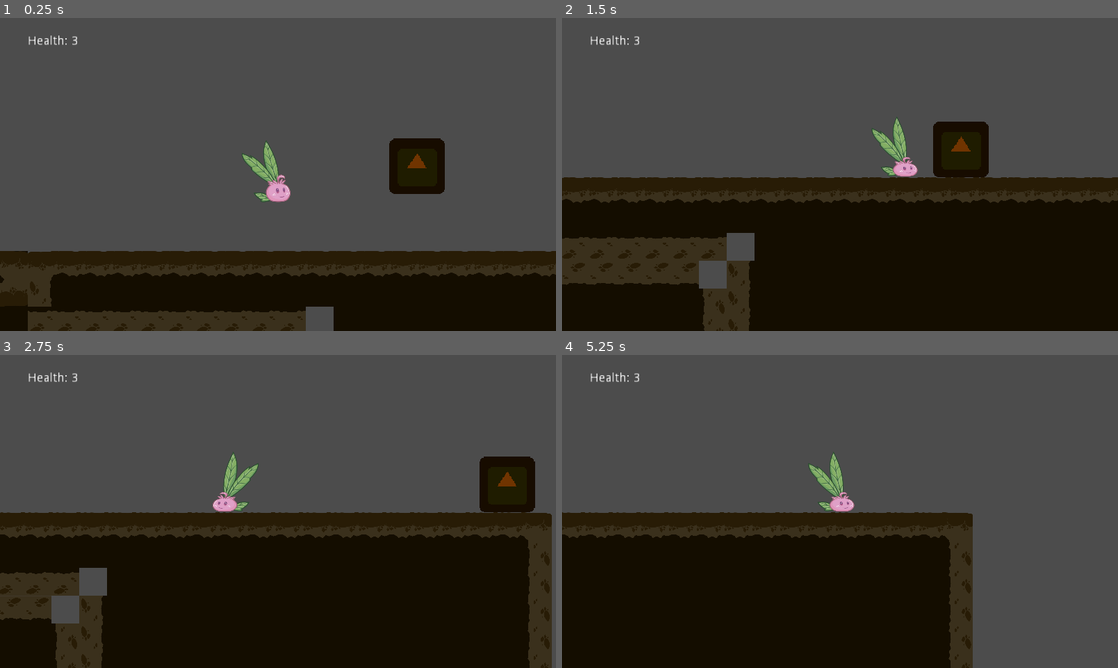
Above: before the commit, frames 1-4 (two rows, left to right).
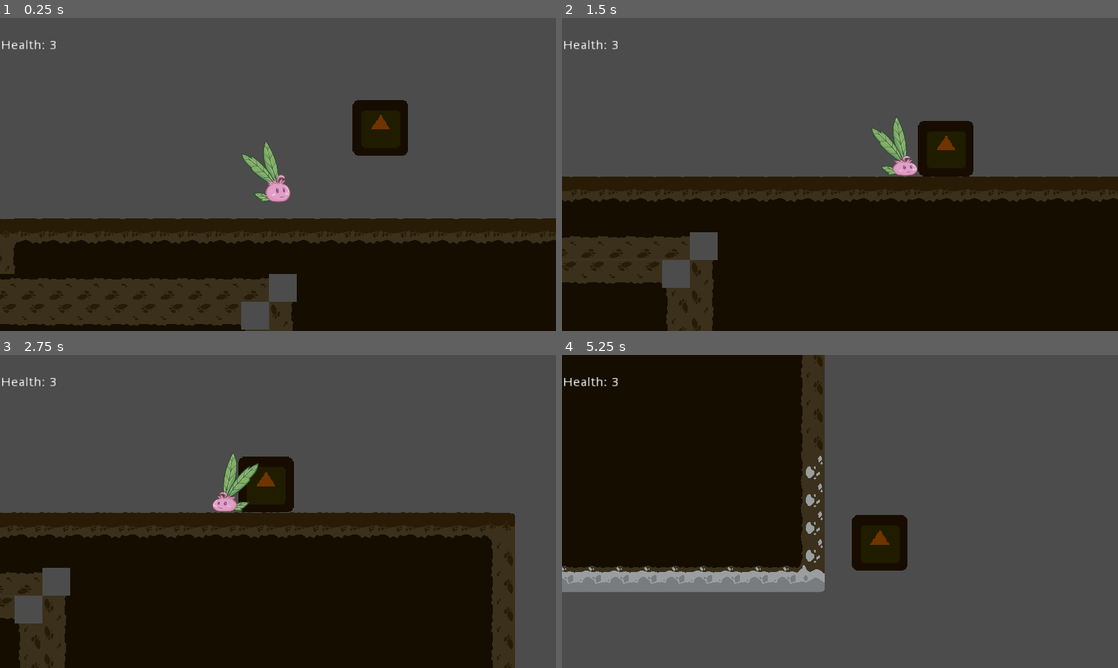
Above: after the commit, the same moments.

Repository: DamianKoch1/OnionsAdventure
Game: Godot game, scene res://Worlds/World1.tscn
Same seed, same stepped clock (60 frames per second), same inputs: the game is played once before the commit and once after it. The engine's default icon, where the game draws it, is replaced by a stand-in: a white triangle on a blue panel in a dark square.
Inputs:
- Up to frame 1 (0.25 s): no input
- Up to frame 2 (1.5 s): hold Right (ui_right) from 0.53 s (still down); tap Space (jump) at 0.6, 0.77, 1.07, 1.35 s
- Up to frame 3 (2.75 s): tap Space (jump) at 1.52, 1.82, 2.1 s; release Right (ui_right) at 2.03 s; hold Left (ui_left) from 2.03 s (still down)
- Up to frame 4 (5.25 s): release Left (ui_left) at 2.78 s; hold Right (ui_right) 2.78-4.28 s; tap Space (jump) at 2.85, 3.02, 3.32, 3.6, 3.77, 4.07, 4.35, 4.52, 4.82, 5.1 s; hold Left (ui_left) 4.28-5.03 s; hold Right (ui_right) from 5.03 s (still down)

The runs differ from the first frame. In frame 1, 22% of the frame differs, in the area x 0-100%, y 5-100%; in frame 2, 6.4%; in frame 3, 13%; in frame 4, 53%, in the area x 0-74%, y 0-100%.

Commit message:
working box

Diff:
--- a/Objects/Bouncer/Bouncer.gd
+++ b/Objects/Bouncer/Bouncer.gd
@@ -1,8 +1,6 @@
 extends Area2D
 
-
 export var maxBounceStr = 900
-export var baseBounceStr = 300
 
 func _on_Bouncer_body_entered(body):
 	if body.name == "Onion":
--- a/Objects/Box/Box.gd
+++ b/Objects/Box/Box.gd
@@ -1,18 +1,24 @@
 extends KinematicBody2D
 
 var motion = Vector2()
-onready var player = get_parent().find_node("Onion")
-onready var worldNode = player.get_parent()
+var player
 export var brakeSpeed = 0.04
-
+onready var isPushed = false
+export var gravity = 12
 
 func _physics_process(delta):
-	if player != null:
-		print(str(global_position.y)+"a")
-		print(player.global_position.y)
-		motion.y += player.gravity /1.3
-		motion = move_and_slide(motion)
-		if abs(global_position.x - player.global_position.x) < 65 && player.is_on_floor():
-			motion.x = player.motion.x
-		else:
-			motion.x = lerp(motion.x, 0, brakeSpeed)
+	if isPushed == true:
+		motion.x = player.motion.x
+	else:
+		motion.x = lerp(motion.x, 0, brakeSpeed)
+	motion.y += gravity
+	motion = move_and_slide(motion)
+
+func _on_Area2D_body_entered(body):
+	if body.name == "Onion":
+		player = body
+		isPushed = true
+
+func _on_Area2D_body_exited(body):
+	if body.name == "Onion":
+		isPushed = false
--- a/Objects/Box/Box.tscn
+++ b/Objects/Box/Box.tscn
@@ -8,6 +8,11 @@
 custom_solver_bias = 0.0
 extents = Vector2( 32, 32 )
 
+[sub_resource type="RectangleShape2D" id=2]
+
+custom_solver_bias = 0.0
+extents = Vector2( 46.095, 30.5873 )
+
 [node name="Box" type="KinematicBody2D"]
 
 input_pickable = false
@@ -16,6 +21,7 @@
 collision/safe_margin = 0.08
 script = ExtResource( 1 )
 brakeSpeed = 0.04
+gravity = 12
 
 [node name="Sprite" type="Sprite" parent="." index="0"]
 
@@ -27,3 +33,23 @@
 
 visible = false
 shape = SubResource( 1 )
+
+[node name="Area2D" type="Area2D" parent="." index="2"]
+
+input_pickable = true
+gravity_vec = Vector2( 0, 1 )
+gravity = 98.0
+linear_damp = 0.1
+angular_damp = 1.0
+audio_bus_override = false
+audio_bus_name = "Master"
+
+[node name="CollisionShape2D" type="CollisionShape2D" parent="Area2D" index="0"]
+
+position = Vector2( 0, 13.607 )
+scale = Vector2( 1, 0.594878 )
+shape = SubResource( 2 )
+
+[connection signal="body_entered" from="Area2D" to="." method="_on_Area2D_body_entered"]
+
+[connection signal="body_exited" from="Area2D" to="." method="_on_Area2D_body_exited"]
--- a/Objects/Goal/Goal.gd
+++ b/Objects/Goal/Goal.gd
@@ -1,8 +1,6 @@
 extends Area2D
 
-
 var worldPath = ""
-
 
 func _on_Goal_body_entered(body):
 	if body.name == "Onion":
--- a/Objects/Ladder/Ladder.gd
+++ b/Objects/Ladder/Ladder.gd
@@ -1,11 +1,9 @@
 extends Area2D
-
 
 func _on_Ladder_body_entered(body):
 	if body.name == "Onion":
 		body.setState(body.climb)
 
-
 func _on_Ladder_body_exited(body):
 	if body.name == "Onion":
 		body.setState(body.fall)
--- a/Objects/Obstacles/DamagingObstacle.gd
+++ b/Objects/Obstacles/DamagingObstacle.gd
@@ -1,11 +1,7 @@
 extends Sprite
 
-# class member variables go here, for example:
-# var a = 2
-# var b = "textvar"
 onready var spawnpoint = get_parent().find_node("Spawnpoint")
 var damageCD = 0
-
 
 func _process(delta):
 	if damageCD > 0:
--- a/Objects/Rope/Rope.gd
+++ b/Objects/Rope/Rope.gd
@@ -4,8 +4,6 @@
 export var swingSpeed = 0.03
 onready var swingAmount = 0
 
-
-
 func _physics_process(delta):
 	swingAmount += swingSpeed
 	if swingAmount >= 20*PI:
--- a/Objects/Rope/Rope.tscn
+++ b/Objects/Rope/Rope.tscn
@@ -36,4 +36,5 @@
 
 position = Vector2( 0, 32 )
 scale = Vector2( 1, 0.890538 )
-shape = SubResource( 2 )
+shape = SubResource( 1 )
+one_way_collision = true
--- a/Objects/Runes/EarthStone.gd
+++ b/Objects/Runes/EarthStone.gd
@@ -22,7 +22,6 @@
 		moveDistance += platformSpeed
 		platform.global_position.x = lerp(pos1.x, pos2.x, moveDistance)
 		platform.global_position.y = lerp(pos1.y, pos2.y, moveDistance)
-
 	if moveDistance >= 1:
 		state = idle
 		moveDistance = 0
@@ -31,7 +30,6 @@
 	if body.name == "Onion" && player == null:
 		player = body
 		worldNode = player.get_parent()
-
 	if body == player && state == idle && player.motion.y > player.gravity*15:
 		if platform.global_position == pos1:
 			state = movingTo2
--- a/Objects/Spawnpoint/Spawnpoint.gd
+++ b/Objects/Spawnpoint/Spawnpoint.gd
@@ -1,13 +1,10 @@
 extends Node2D
-
 
 var player
 
 func _ready():
-	#respawn()
 	player = get_parent().find_node("Onion")
 	player.connect("loseHp", self, "respawn")
-
 
 func respawn():
 	if player.health > 0:
--- a/Player/Onion.tscn
+++ b/Player/Onion.tscn
@@ -52,6 +52,7 @@
 
 [node name="Sprite" type="Node2D" parent="." index="2"]
 
+position = Vector2( -0.463928, 0 )
 _sections_unfolded = [ "Transform" ]
 
 [node name="OnionBody" type="Sprite" parent="Sprite" index="0"]
--- a/Player/Player.gd
+++ b/Player/Player.gd
@@ -5,9 +5,7 @@
 var anim
 var newAnim
 var state
-enum {idle, run, jump, fall, climb, dead, swing}
-signal swinging
-
+enum {idle, run, jump, fall, climb, dead}
 
 onready var worldNode = get_parent()
 onready var ray = $RayCast2D
--- a/Worlds/World1.tscn
+++ b/Worlds/World1.tscn
@@ -50,6 +50,7 @@
 position = Vector2( 768, 760 )
 scale = Vector2( 51, 2.25 )
 z_index = 1
+maxBounceStr = 1100
 
 [node name="Ladder" parent="." index="3" instance=ExtResource( 3 )]
 
@@ -60,7 +61,7 @@
 
 [node name="Onion" parent="." index="4" instance=ExtResource( 4 )]
 
-position = Vector2( 1344, -96 )
+position = Vector2( 1386.17, -58.3384 )
 z_index = 5
 z_as_relative = false
 _sections_unfolded = [ "Transform", "Z Index" ]
@@ -223,7 +224,8 @@
 
 [node name="Camera" parent="." index="10" instance=ExtResource( 10 )]
 
-position = Vector2( 94.2725, 233.927 )
+position = Vector2( 147.328, 222.703 )
+scale = Vector2( 1.10689, 0.967083 )
 _sections_unfolded = [ "Transform" ]
 camSpeed = 0.05
 
@@ -274,7 +276,6 @@
 [node name="Box" parent="." index="15" instance=ExtResource( 15 )]
 
 position = Vector2( 1504, -128 )
-brakeSpeed = 0.04
 
 [connection signal="body_entered" from="EarthStone5/EarthStone/EarthStoneTrigger" to="EarthStone5" method="_on_EarthStoneTrigger_body_entered"]
 
Not shown: 1 places in Objects/Box/Box.tscn that only renumber resources
Not shown: 1 places in Objects/Rope/Rope.tscn that only renumber resources
